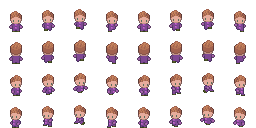
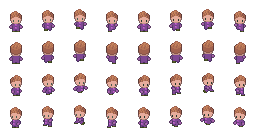
Layered file, before and after one edit (w=256, h=128). Changes by layer:
added layer "Layer 6" above "Background" over 12, 18, 244, 118
